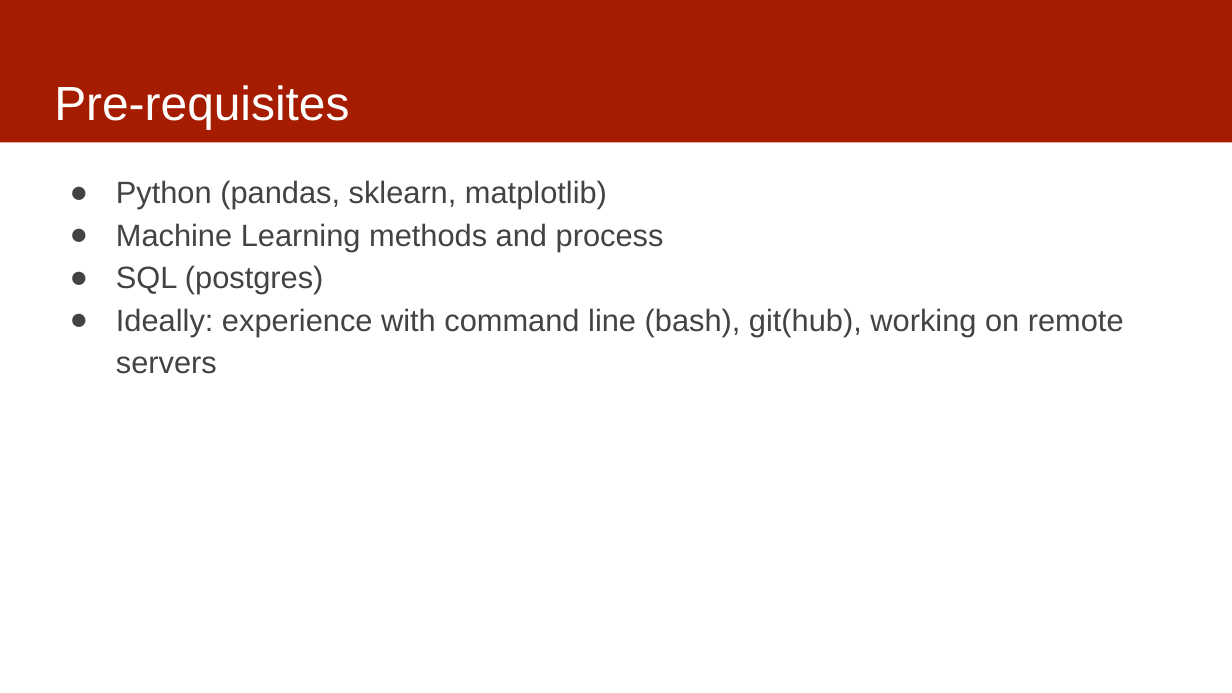
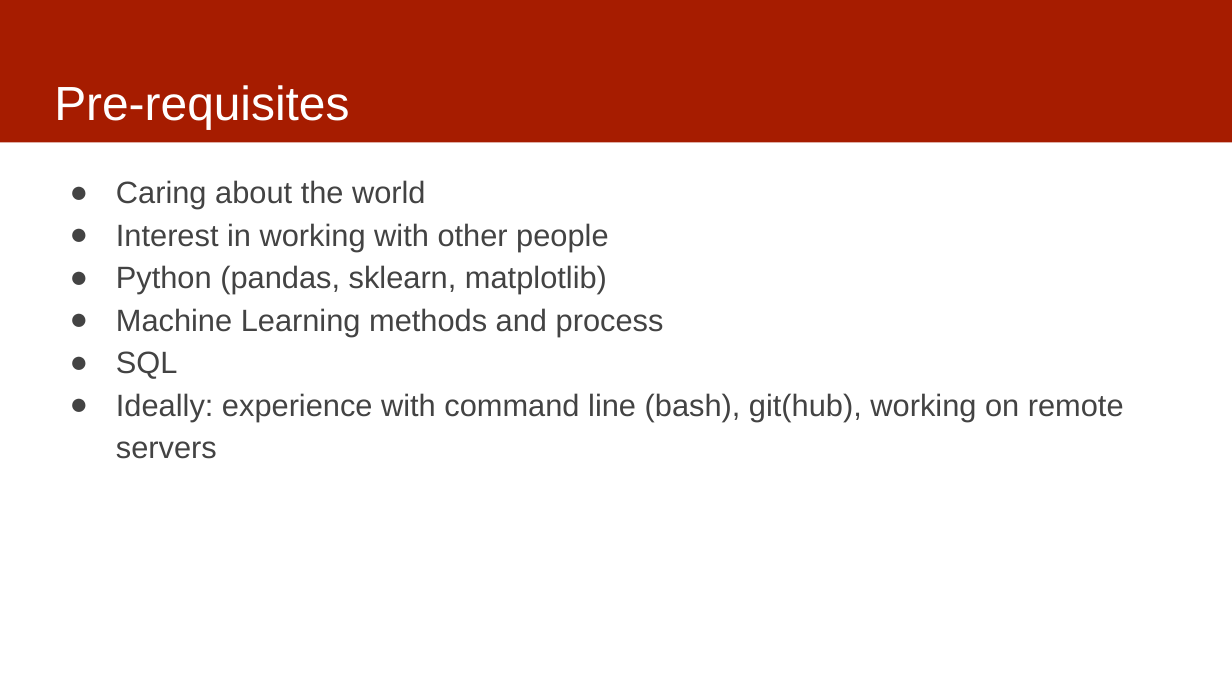
Before and after one commit to dssg/mlforpublicpolicylab, a slide deck: slide 4 of 01 - Intro and Scoping/Class1-Overview.pptx. Drawn at 1232x693 pixels with LibreOffice and Linux fonts; fonts in the diff are those of the drawing. Boxes give left, top, right and bottom in pixels: in the first picture for what was removed or moved away, otherwise in the second. Text is boxed around its words. In the diff, an @@ line names an element or a change of style, - is before the commit and + after.

```diff
--- a/01 - Intro and Scoping/Class1-Overview.pptx
+++ b/01 - Intro and Scoping/Class1-Overview.pptx
@@ text at [116, 180, 608, 252]: paragraphs added @@
+● Caring about the world
+● Interest in working with other people
@@ text at [116, 351, 178, 379]: text changed @@
-● SQL (postgres)
+● SQL
```
Also in this commit, not shown: 1 other slide changed.
